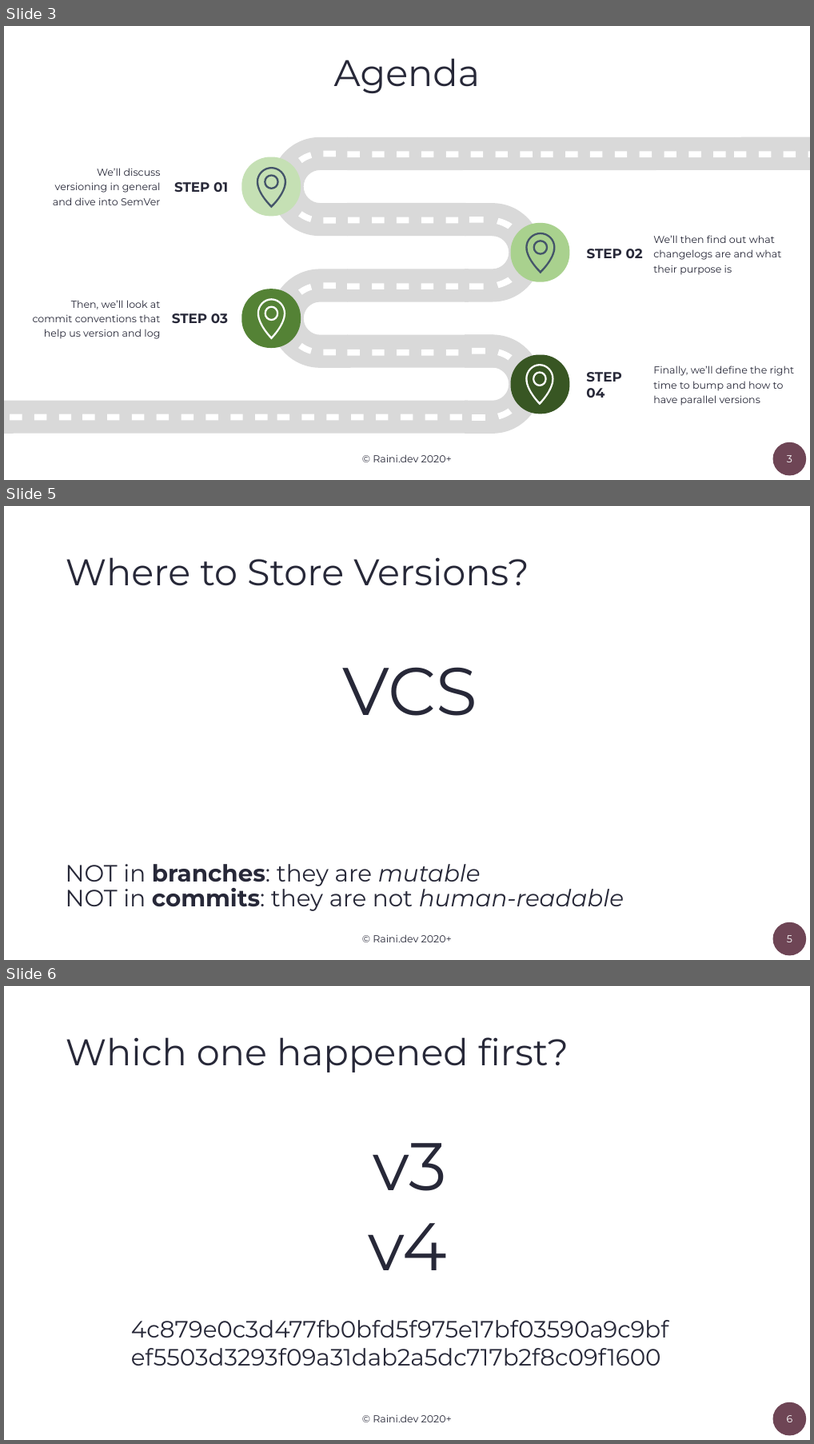
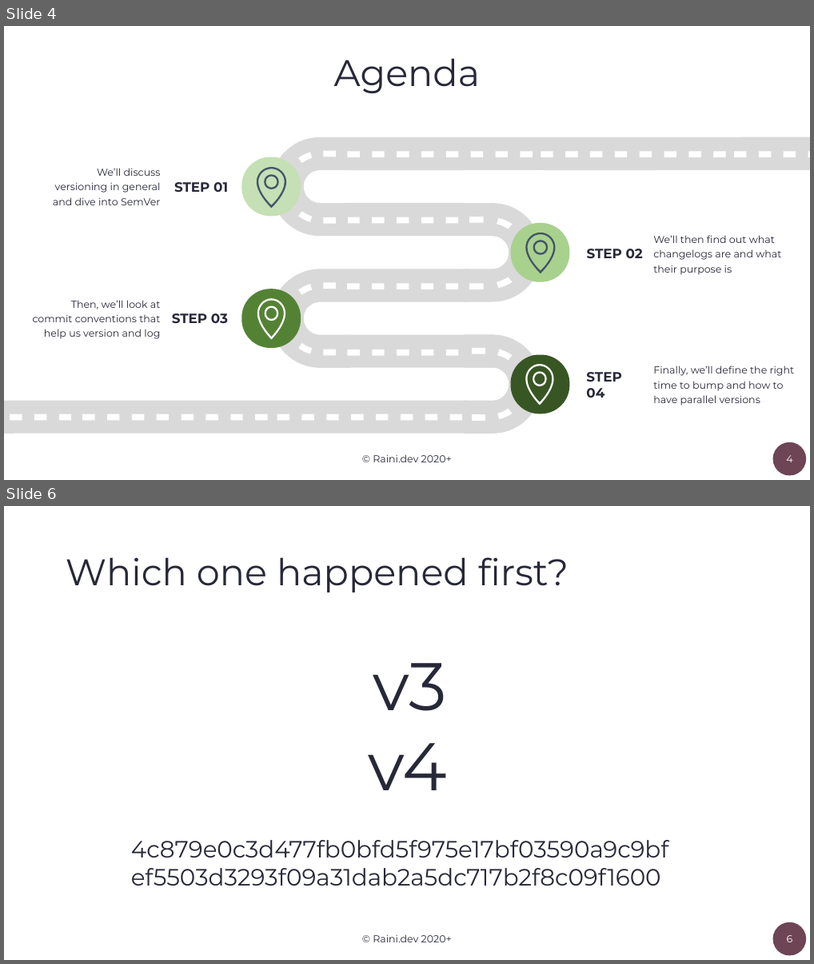
Before and after one commit to orlowdev/clean-project-history-with-semver-and-changelogs, a slide deck: Semantic-Versioning-at-Scale.pptx. Shown one above the other, each under a label of ours: slides 3, 5 and 6 before the commit, slides 4 and 6 after it; the slides between them are not shown. The pictures are 814x1444 and 814x964 pixels, drawn with LibreOffice and Linux fonts; fonts in the diff are those of the drawing. Boxes give left, top, right and bottom in pixels: in the first picture for what was removed or moved away, otherwise in the second. Text is boxed around its words. In the diff, an @@ line names an element or a change of style, - is before the commit and + after.

```diff
--- a/Semantic-Versioning-at-Scale.pptx
+++ b/Semantic-Versioning-at-Scale.pptx
@@ slide 5 removed at box(4, 506, 810, 960), background #FFFFFF; not listed: 1 template element that a slide beside it also shows @@
@@ title removed at box(66, 557, 529, 586) @@
-Where to Store Versions?
@@ text removed at box(342, 667, 478, 716) @@
-VCS
@@ text removed at box(66, 864, 481, 886) @@
-NOT in branches: they are mutable
@@ text removed at box(66, 884, 624, 911) @@
-NOT in commits: they are not human-readable
@@ text removed at box(373, 934, 452, 942) @@
-© Raini.dev 2020+
@@ page number removed at box(787, 935, 793, 942) @@
-5
@@ what was slide 3 is now slide 4 @@
@@ page number at box(786, 455, 793, 462): text changed @@
-3
+4
```
Also in this commit, not shown: 15 slides changed, 4 slides added, 1 other slide removed.
